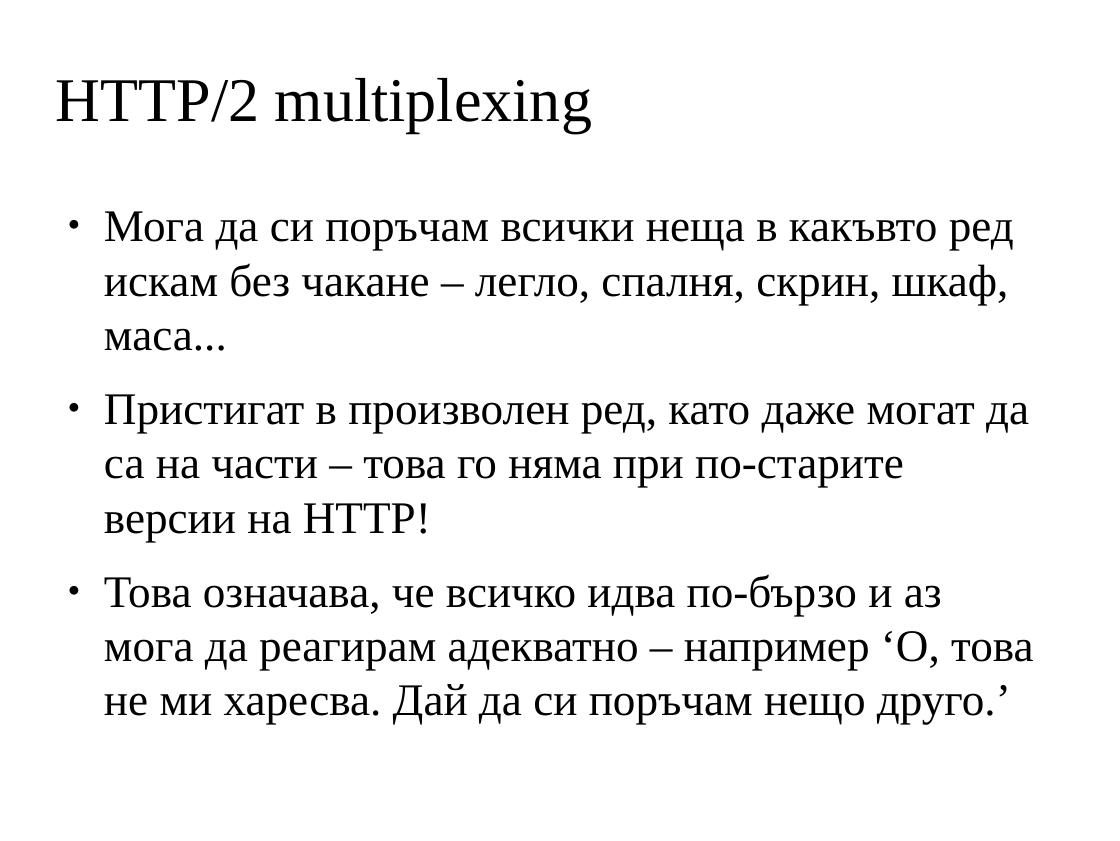
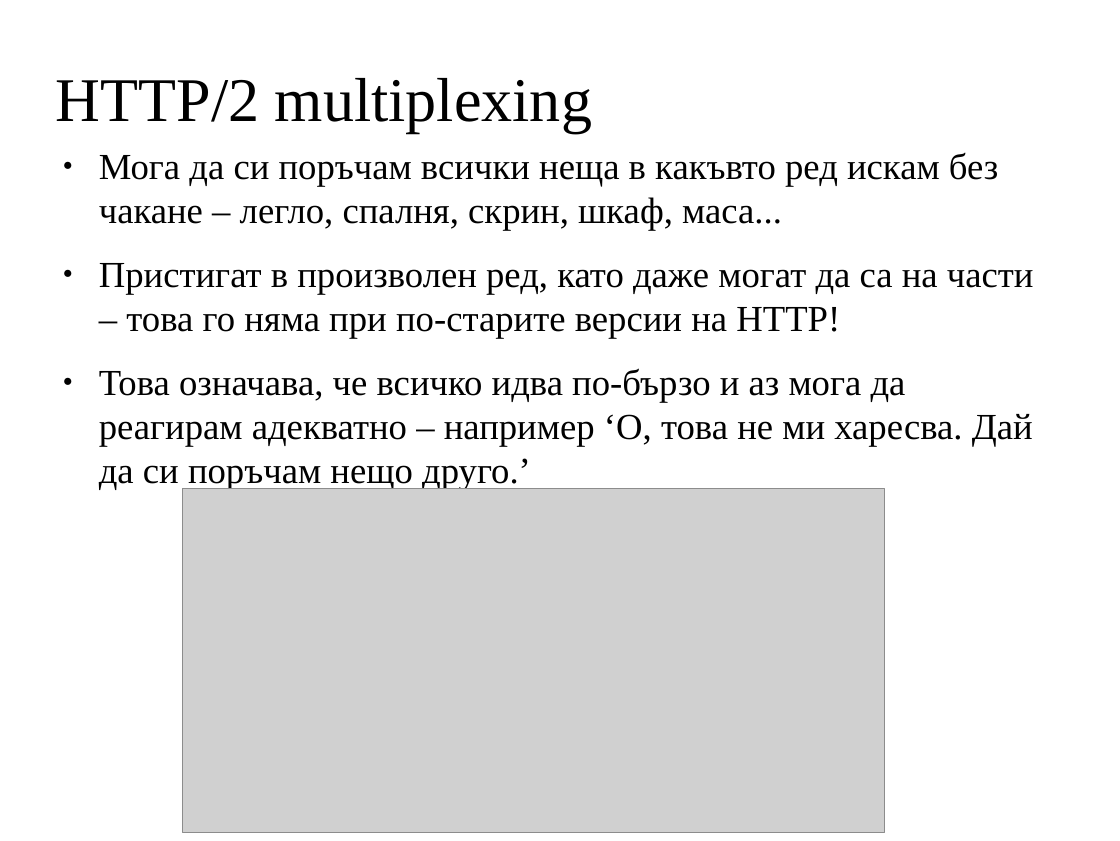
Before and after one commit to segoranov/web_technologies, a slide deck: slide 15 of http2_presentation/http2.odp (slide 19 before the commit). Drawn at 1120x841 pixels with LibreOffice and Linux fonts; fonts in the diff are those of the drawing; grey boxes stand for pictures; background and template pictures are left out. Boxes give left, top, right and bottom in pixels: in the first picture for what was removed or moved away, otherwise in the second. Text is boxed around its words. In the diff, an @@ line names an element or a change of style, - is before the commit and + after.

```diff
--- a/http2_presentation/http2.odp
+++ b/http2_presentation/http2.odp
@@ text "Мога да си поръчам всички ...": place and size @@
-text "Мога да си поръчам всички ..." at bbox=[104, 211, 1034, 725]
+text "Мога да си поръчам всички ..." at bbox=[99, 152, 1034, 491]
@@ text "Мога да си поръчам всички ..." at bbox=[99, 152, 1034, 491]: size 32 to 26 pt @@
@@ picture added at bbox=[183, 488, 884, 832] @@
```
Also in this commit, not shown: 7 other slides changed, 1 slide removed.
